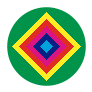
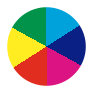
Comparing the layer stacks of the two 92 × 92 images. Changes:
painted on "Ellipse 1" over [left=7, top=7, right=86, bottom=86]
